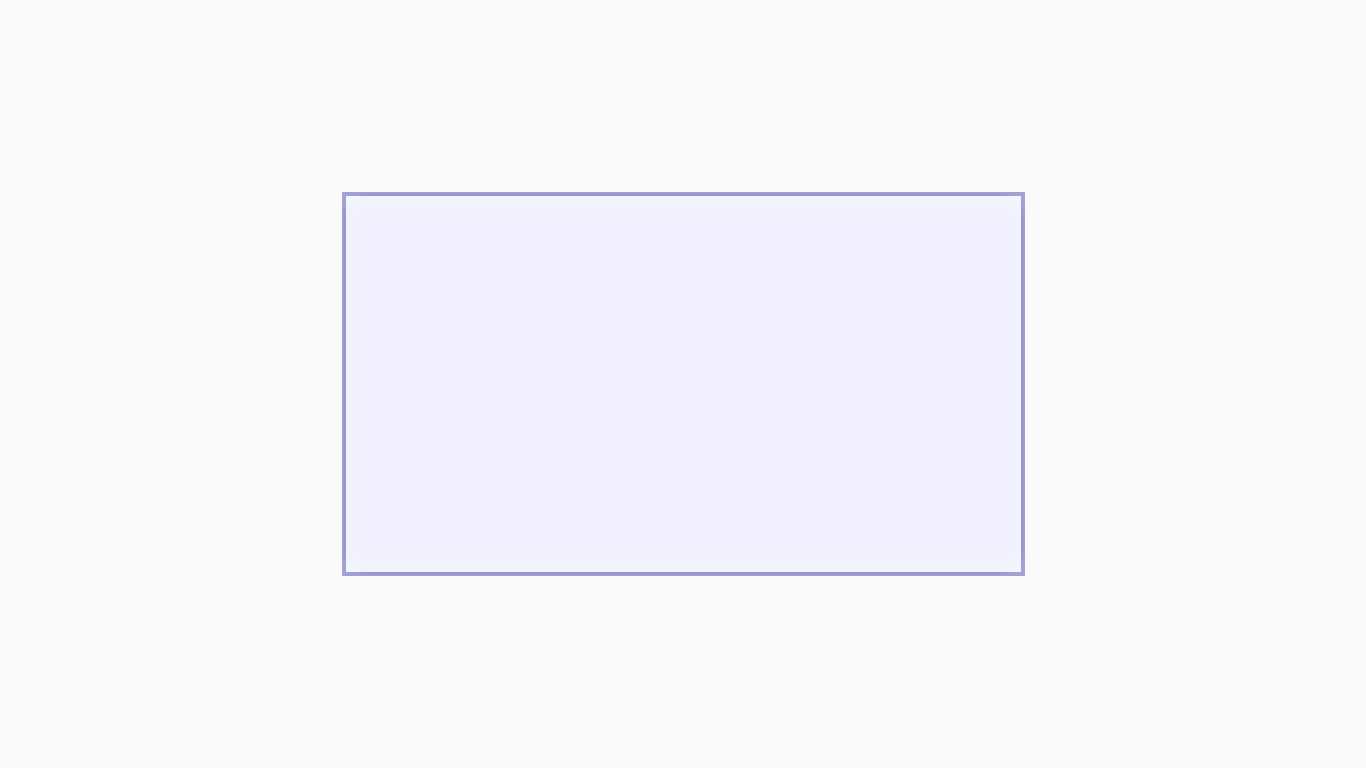
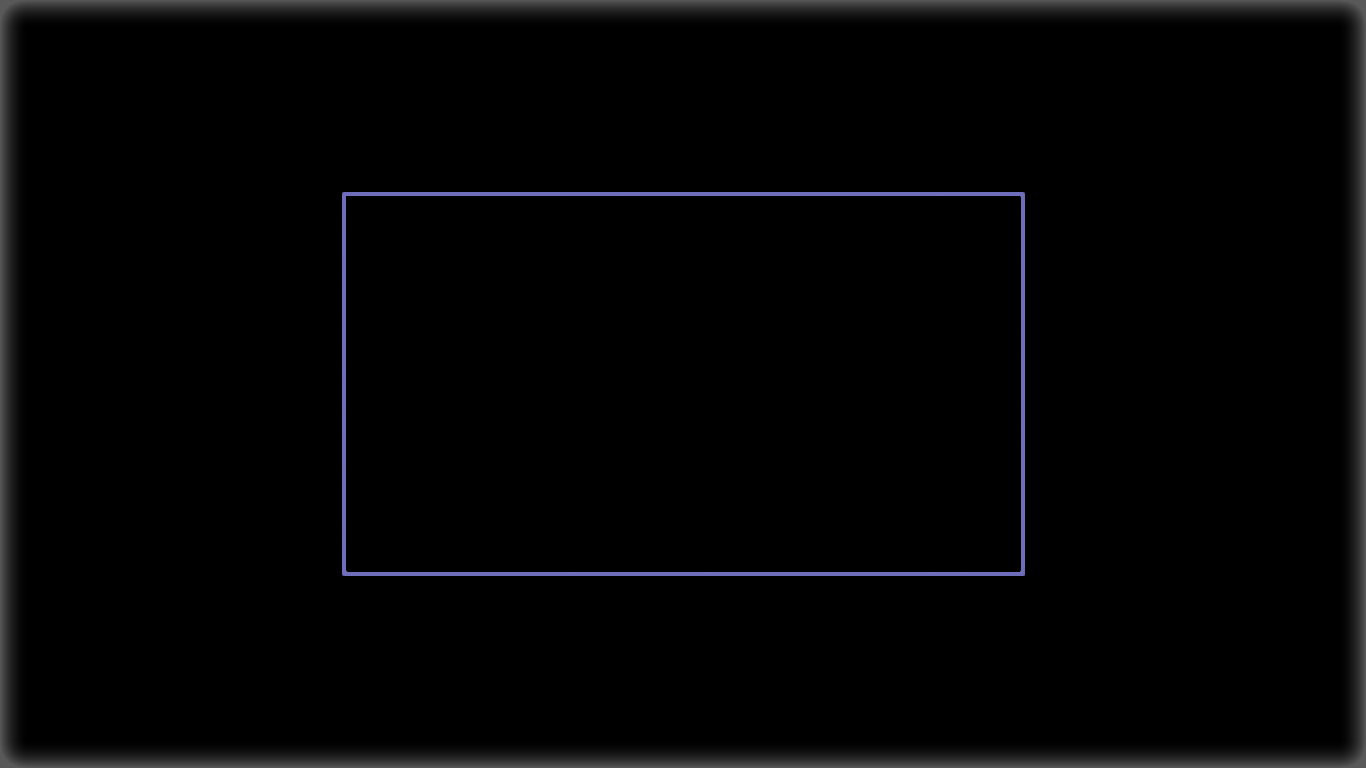
Layered file, before and after one edit (1366px x 768px). Changes by layer:
painted on "Layer 1" over bbox(0, 0, 1366, 768)
